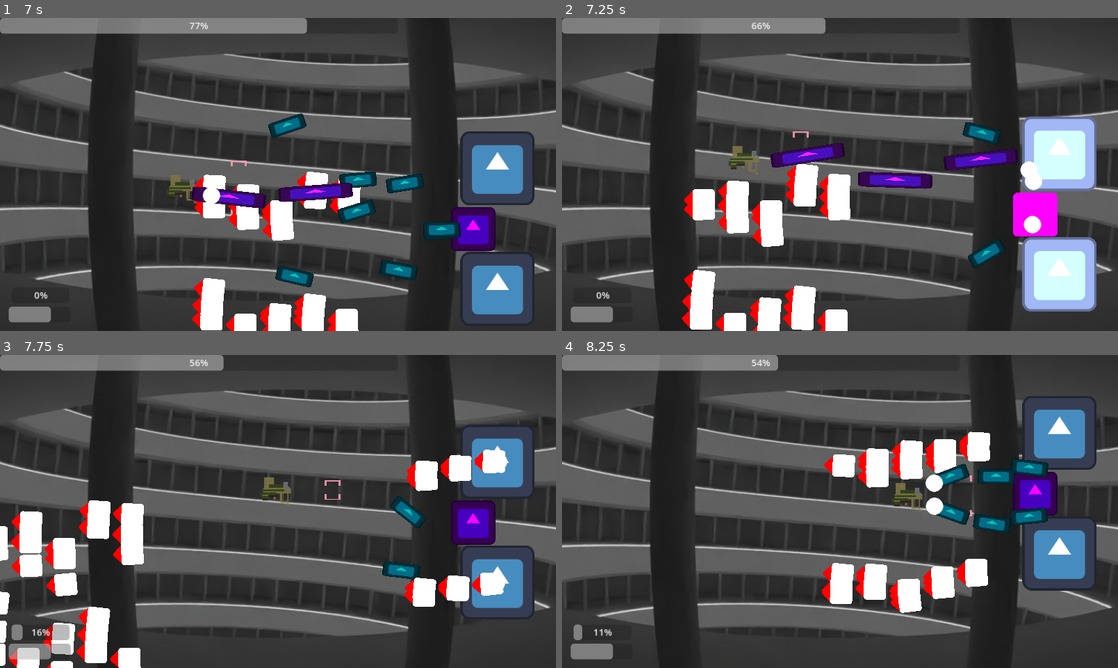
Above: before the commit, frames 1-4 (two rows, left to right).
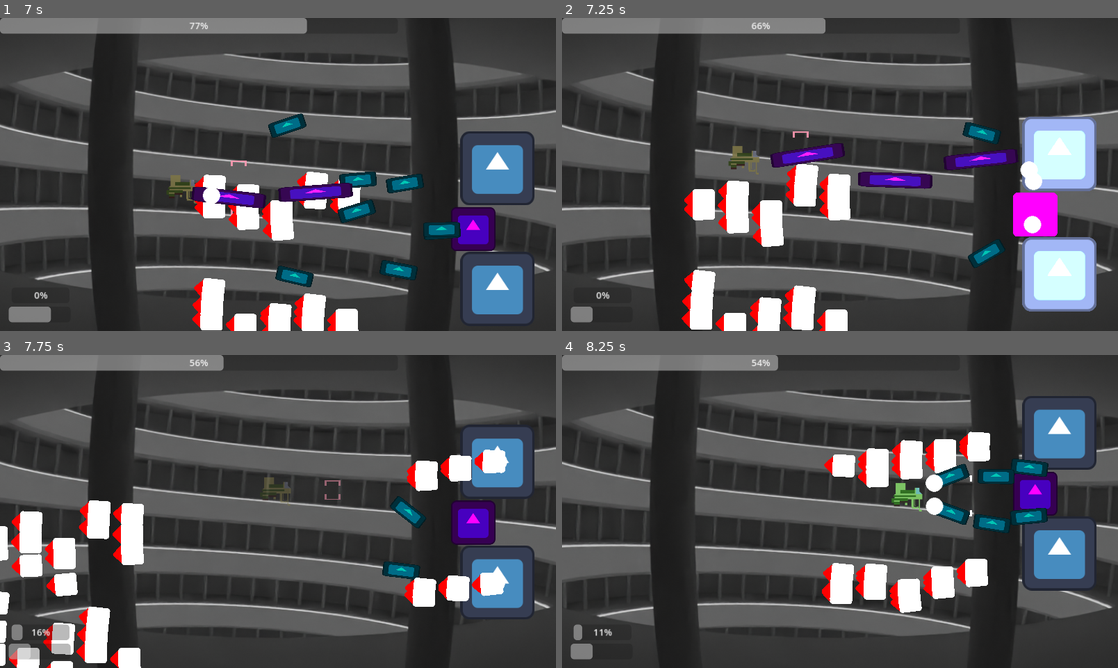
Above: after the commit, the same moments.

Repository: klianc09/bossrushcollab
Game: Godot game, scene res://test.tscn
Same seed, same stepped clock (60 frames per second), same inputs: the game is played once before the commit and once after it. The engine's default icon, where the game draws it, is replaced by a stand-in: a white triangle on a blue panel in a dark square.
Inputs (mouse positions are in pixels of both pictures, inside the frame that each line leads up to):
- Up to frame 1 (7 s): tap Enter at 0.5 s; move the mouse to (400, 158) at 0.52 s; press the mouse at (400, 158) at 0.53 s; hold Right (ui_right) 0.53-1.28 s; move the mouse to (166, 190) at 1.27 s; release the mouse at (166, 190) at 1.28 s; hold Down (ui_down) 1.28-2.03 s; click (166, 190) at 1.35 s; move the mouse to (333, 105) at 2.02 s; press the mouse at (333, 105) at 2.03 s; hold Right (ui_right) 2.03-2.78 s; move the mouse to (250, 237) at 2.77 s; release the mouse at (250, 237) at 2.78 s; hold Up (ui_up) 2.78-3.53 s; click (250, 237) at 2.85 s; move the mouse to (444, 221) at 3.52 s; press the mouse at (444, 221) at 3.53 s; hold Left (ui_left) 3.53-5.03 s; move the mouse to (111, 127) at 4.27 s; release the mouse at (111, 127) at 4.28 s; click (111, 127) at 4.35 s; move the mouse to (305, 174) at 5.02 s; press the mouse at (305, 174) at 5.03 s; hold Down (ui_down) 5.03-5.78 s; move the mouse to (194, 96) at 5.77 s; release the mouse at (194, 96) at 5.78 s; hold Right (ui_right) 5.78-6.53 s; click (194, 96) at 5.85 s; move the mouse to (400, 158) at 6.52 s; press the mouse at (400, 158) at 6.53 s; hold Up (ui_up) from 6.53 s (still down)
- Up to frame 2 (7.25 s): keep holding Up (ui_up)
- Up to frame 3 (7.75 s): move the mouse to (166, 527) at 7.27 s; release Up (ui_up) at 7.28 s; release the mouse at (166, 527) at 7.28 s; hold Right (ui_right) from 7.28 s (still down); click (166, 527) at 7.35 s
- Up to frame 4 (8.25 s): move the mouse to (895, 442) at 8.02 s; release Right (ui_right) at 8.03 s; press the mouse at (895, 442) at 8.03 s; hold Down (ui_down) from 8.03 s (still down)

Frame 1 is identical in both runs. In frame 2, 0.2% of the frame differs, in the area x 5-10%, y 92-98%; in frame 3, 0.3%; in frame 4, 0.5%, in the area x 5-74%, y 38-98%.

Commit message:
Player explodes when losing all health

Diff:
--- /dev/null
+++ b/player/debris.tscn
@@ -0,0 +1,21 @@
+[gd_scene load_steps=4 format=3 uid="uid://tto3a2kxiqi"]
+
+[ext_resource type="Texture2D" uid="uid://dha5y6gu5hj8e" path="res://player/gfx/ex_smoke.png" id="1_g88cv"]
+[ext_resource type="Texture2D" uid="uid://bfrqsabuleboh" path="res://player/gfx/ex_debris.png" id="2_sfvua"]
+
+[sub_resource type="Gradient" id="Gradient_0rof8"]
+offsets = PackedFloat32Array(0, 0.887255, 1)
+colors = PackedColorArray(0, 0, 0, 1, 0.887255, 0.887255, 0.887255, 1, 1, 1, 1, 0)
+
+[node name="debris" type="RigidBody2D"]
+
+[node name="smoke" type="CPUParticles2D" parent="."]
+texture = ExtResource("1_g88cv")
+spread = 90.0
+gravity = Vector2(0, 0)
+initial_velocity_min = 20.0
+initial_velocity_max = 20.0
+color_ramp = SubResource("Gradient_0rof8")
+
+[node name="sprite" type="Sprite2D" parent="."]
+texture = ExtResource("2_sfvua")
--- /dev/null
+++ b/player/explosion.gd
@@ -0,0 +1,16 @@
+extends CPUParticles2D
+
+
+# Called when the node enters the scene tree for the first time.
+func _ready() -> void:
+	restart()
+	$sparks.restart()
+	var scene = load("res://player/debris.tscn")
+	for i in range(5):
+		var debri = scene.instantiate()
+		debri.linear_velocity = Vector2(0, -randf_range(700, 1500)).rotated(randf_range(-1, 1) * PI * 0.5)
+		add_child(debri)
+
+
+func _on_timer_timeout() -> void:
+	queue_free()
--- /dev/null
+++ b/player/explosion.tscn
@@ -0,0 +1,48 @@
+[gd_scene load_steps=6 format=3 uid="uid://c5v5h22au4wi0"]
+
+[ext_resource type="Texture2D" uid="uid://dha5y6gu5hj8e" path="res://player/gfx/ex_smoke.png" id="1_rg1mq"]
+[ext_resource type="Texture2D" uid="uid://b2r6ms0ryjmch" path="res://player/gfx/ex_spark.png" id="2_fytq7"]
+[ext_resource type="Script" path="res://player/explosion.gd" id="2_lm5gc"]
+
+[sub_resource type="Gradient" id="Gradient_c2h1k"]
+offsets = PackedFloat32Array(0, 0.132353, 1)
+colors = PackedColorArray(0, 0, 0, 1, 1, 1, 1, 1, 1, 1, 1, 0)
+
+[sub_resource type="Gradient" id="Gradient_fi3g3"]
+offsets = PackedFloat32Array(0, 0.132353, 1)
+colors = PackedColorArray(1, 0.0299173, 0.333276, 1, 1, 1, 1, 1, 1, 1, 1, 0)
+
+[node name="smoke" type="CPUParticles2D"]
+emitting = false
+one_shot = true
+explosiveness = 1.0
+texture = ExtResource("1_rg1mq")
+spread = 180.0
+gravity = Vector2(0, 50)
+initial_velocity_min = 150.52
+initial_velocity_max = 229.88
+damping_min = 500.0
+damping_max = 500.0
+color_ramp = SubResource("Gradient_c2h1k")
+script = ExtResource("2_lm5gc")
+
+[node name="sparks" type="CPUParticles2D" parent="."]
+emitting = false
+one_shot = true
+explosiveness = 1.0
+texture = ExtResource("2_fytq7")
+particle_flag_align_y = true
+spread = 180.0
+gravity = Vector2(0, 0)
+initial_velocity_min = 317.19
+initial_velocity_max = 785.44
+damping_min = 500.0
+damping_max = 500.0
+color_ramp = SubResource("Gradient_fi3g3")
+
+[node name="Timer" type="Timer" parent="."]
+wait_time = 5.0
+one_shot = true
+autostart = true
+
+[connection signal="timeout" from="Timer" to="." method="_on_timer_timeout"]
--- a/player/missile.tscn
+++ b/player/missile.tscn
@@ -6,7 +6,6 @@
 maxLifetime = 2.0
 homing = true
 speedup = 100
-forward = Vector2(1, 0)
 
 [node name="sprite" parent="." index="0"]
 modulate = Color(0, 0.774915, 0.705017, 1)
--- a/player/player.gd
+++ b/player/player.gd
@@ -32,8 +32,10 @@
 var alternate = 1
 var bulletSpawnOffset = 50
 
-var invulnerabilityDuration = 3
+var invulnerabilityDuration = 1
 var invulnerabilityTimer = 0
+
+var dead = false
 
 ## All outgoing damage is multiplied by this. Mostly useful for testing.
 @export var damageMultiplier = 1
@@ -51,6 +53,8 @@
 	if Input.is_action_just_pressed("action_reset"):
 		Singleton.resetPools()
 		get_tree().reload_current_scene()
+	if dead:
+		return
 	var input_x = Input.get_axis("ui_left", "ui_right")
 	var input_y = Input.get_axis("ui_up", "ui_down")
 	var input_vector = Vector2(input_x, input_y).normalized()
@@ -135,10 +139,15 @@
 	return missile
 
 func damage(damageAmount: int) -> void:
-	if invulnerabilityTimer > 0:
+	if invulnerabilityTimer > 0 or dead:
 		return
 	health -= damageAmount
 	invulnerabilityTimer = invulnerabilityDuration
+	if health <= 0:
+		dead = true
+		visible = false
+		var expl = Singleton.createParticle("res://player/explosion.tscn")
+		expl.position = position
 	health_change.emit(self)
 
 func _on_area_entered(area: Area2D) -> void:
Binary file added: player/gfx/ex_debris.png
Not shown, added: player/gfx/ex_debris.png.import
Binary file added: player/gfx/ex_smoke.png
Not shown, added: player/gfx/ex_smoke.png.import
Binary file added: player/gfx/ex_spark.png
Not shown, added: player/gfx/ex_spark.png.import
